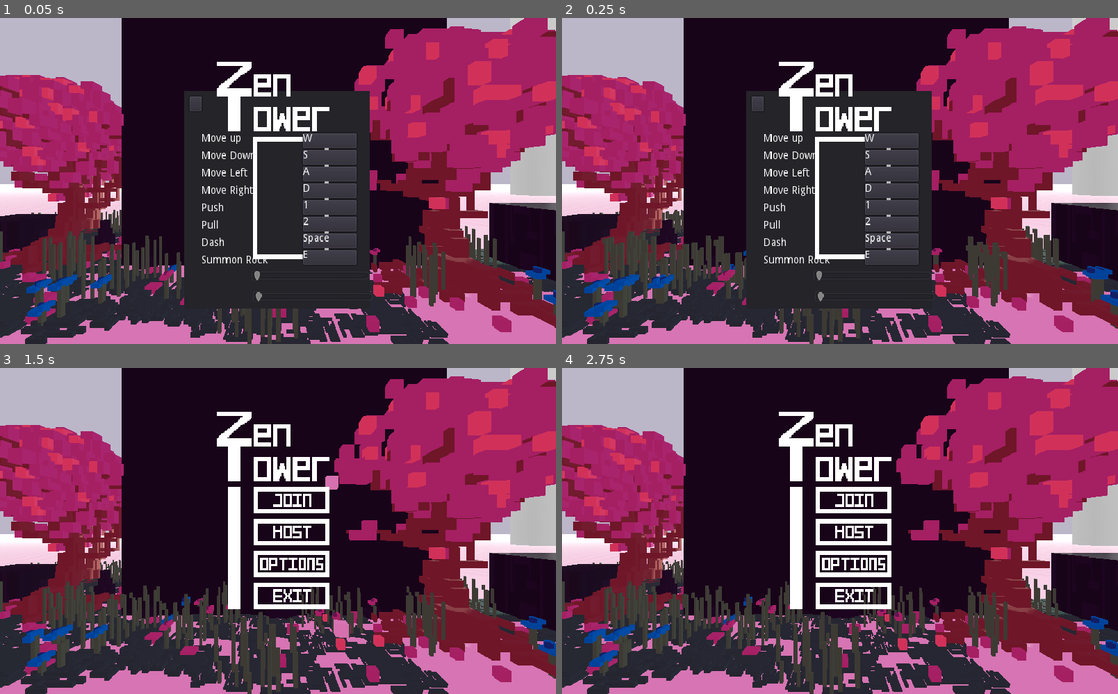
Above: before the commit, frames 1-4 (two rows, left to right).
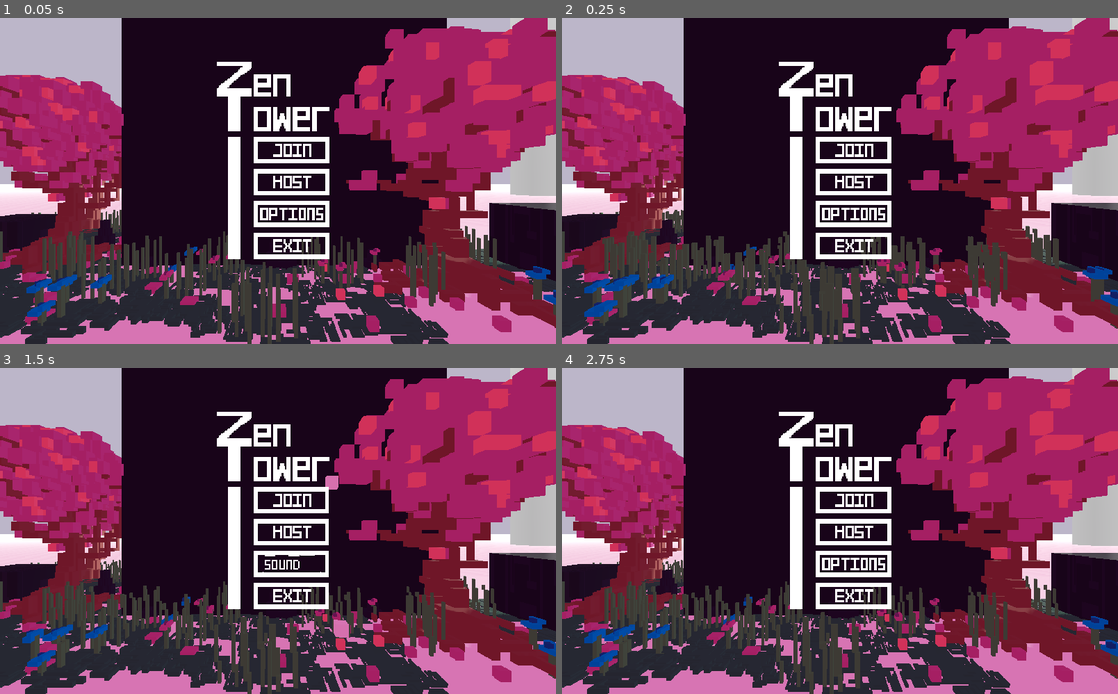
Above: after the commit, the same moments.

Repository: albielee/NSE_Challenge_Game
Game: Godot game, scene res://Menu/lobby.tscn
The game is run twice, just before and just after one commit, with the same random seed, the same clock (stepped at 60 frames per second) and the same inputs.
Inputs (mouse positions are in pixels of both pictures, inside the frame that each line leads up to; where the layout moved, square brackets give the same spot in the first picture):
- Up to frame 1 (0.05 s): no input
- Up to frame 2 (0.25 s): no input
- Up to frame 3 (1.5 s): click (289, 563) at 0.5 s; click (339, 495) [194, 452] at 1.25 s
- Up to frame 4 (2.75 s): tap Enter at 2 s; move the mouse to (962, 514) at 2.02 s; hold D (move_right) from 2.03 s (still down); hold Space (move_dash) from 2.03 s (still down); click (962, 514) at 2.17 s

The runs differ from the first frame. In frame 1, 18% of the frame differs, in the area x 33-67%, y 22-90%; in frame 2, 18%; in frame 3, 0.3%; in frame 4, nothing differs.

Commit message:
Options Menu + Animations

Diff:
--- a/NSE_Challenge_Game/Menu/Options.gd
+++ b/NSE_Challenge_Game/Menu/Options.gd
@@ -82,7 +82,7 @@
 	current_button = button_map[button_idx]
 
 func update_button(pos,text):
-	get_node("Buttons/Button"+str(button_map.find(pos)+1)+"/Label").text = str(text)
+	get_node("Button"+str(button_map.find(pos)+1)+"/Label").text = str(text)
 
 
 func _on_BackButton_pressed():
--- a/NSE_Challenge_Game/Menu/lobby.gd
+++ b/NSE_Challenge_Game/Menu/lobby.gd
@@ -150,7 +150,7 @@
 	elif(transition == PLAYERS):
 		$Players.show()
 	elif(transition == OPTIONS):
-		pass
+		$Menu/Options.show()
 	elif(transition == MENU):
 		$Menu/Main.show()
 		$Menu.show()
@@ -167,7 +167,8 @@
 
 func _on_OptionsButton_pressed():
 	$Menu/Main.hide()
-	$Menu/Options.show()
+	transition = OPTIONS
+	play_transition_animation("options", false)
 
 func _on_BackButton_pressed():
 	$Menu/Options.hide()
--- a/NSE_Challenge_Game/Menu/lobby.tscn
+++ b/NSE_Challenge_Game/Menu/lobby.tscn
@@ -13,7 +13,7 @@
 [ext_resource path="res://Assets/Menu/JoinHover6.png" type="Texture" id=11]
 [ext_resource path="res://Assets/Menu/Exit.png" type="Texture" id=12]
 [ext_resource path="res://Assets/Menu/JoinPressed.png" type="Texture" id=13]
-[ext_resource path="res://Assets/Menu/menuOutline.png" type="Texture" id=14]
+[ext_resource path="res://Assets/Menu/OptionsMenu.png" type="Texture" id=14]
 [ext_resource path="res://Assets/Menu/HostPressed.png" type="Texture" id=15]
 [ext_resource path="res://Assets/Menu/HostMenu.png" type="Texture" id=16]
 [ext_resource path="res://Assets/Menu/JoinMenu.png" type="Texture" id=17]
@@ -38,6 +38,8 @@
 [ext_resource path="res://Assets/World/Grass/BlueFlower.tscn" type="PackedScene" id=36]
 [ext_resource path="res://Assets/World/RockDecal.tscn" type="PackedScene" id=37]
 [ext_resource path="res://Assets/World/Petal.tscn" type="PackedScene" id=38]
+[ext_resource path="res://Assets/Menu/OptionsPressedTrans.png" type="Texture" id=39]
+[ext_resource path="res://Assets/Menu/tick.png" type="Texture" id=40]
 
 [sub_resource type="AtlasTexture" id=1]
 atlas = ExtResource( 19 )
@@ -391,6 +393,28 @@
 "speed": 5.0
 } ]
 
+[sub_resource type="StyleBoxEmpty" id=98]
+
+[sub_resource type="StyleBoxEmpty" id=97]
+
+[sub_resource type="AnimatedTexture" id=104]
+frame_0/texture = ExtResource( 40 )
+
+[sub_resource type="AnimatedTexture" id=105]
+frame_0/texture = ExtResource( 40 )
+
+[sub_resource type="AnimatedTexture" id=106]
+frame_0/texture = ExtResource( 40 )
+
+[sub_resource type="AnimatedTexture" id=103]
+frame_0/texture = ExtResource( 40 )
+
+[sub_resource type="StyleBoxEmpty" id=100]
+
+[sub_resource type="StyleBoxEmpty" id=101]
+
+[sub_resource type="StyleBoxEmpty" id=102]
+
 [sub_resource type="AtlasTexture" id=70]
 atlas = ExtResource( 13 )
 region = Rect2( 141, 0, 141, 168 )
@@ -433,6 +457,30 @@
 
 [sub_resource type="AtlasTexture" id=80]
 atlas = ExtResource( 15 )
+region = Rect2( 705, 0, 141, 168 )
+
+[sub_resource type="AtlasTexture" id=91]
+atlas = ExtResource( 39 )
+region = Rect2( 0, 0, 141, 168 )
+
+[sub_resource type="AtlasTexture" id=92]
+atlas = ExtResource( 39 )
+region = Rect2( 141, 0, 141, 168 )
+
+[sub_resource type="AtlasTexture" id=93]
+atlas = ExtResource( 39 )
+region = Rect2( 282, 0, 141, 168 )
+
+[sub_resource type="AtlasTexture" id=94]
+atlas = ExtResource( 39 )
+region = Rect2( 423, 0, 141, 168 )
+
+[sub_resource type="AtlasTexture" id=95]
+atlas = ExtResource( 39 )
+region = Rect2( 564, 0, 141, 168 )
+
+[sub_resource type="AtlasTexture" id=96]
+atlas = ExtResource( 39 )
 region = Rect2( 705, 0, 141, 168 )
 
 [sub_resource type="AtlasTexture" id=81]
@@ -469,6 +517,11 @@
 "frames": [ SubResource( 75 ), SubResource( 76 ), SubResource( 77 ), SubResource( 78 ), SubResource( 79 ), SubResource( 80 ) ],
 "loop": true,
 "name": "host",
+"speed": 30.0
+}, {
+"frames": [ SubResource( 91 ), SubResource( 92 ), SubResource( 93 ), SubResource( 94 ), SubResource( 95 ), SubResource( 96 ) ],
+"loop": true,
+"name": "options",
 "speed": 30.0
 }, {
 "frames": [ SubResource( 81 ), SubResource( 82 ), SubResource( 83 ), SubResource( 84 ), SubResource( 85 ), SubResource( 86 ) ],
@@ -983,197 +1036,213 @@
 centered = false
 
 [node name="Options" type="Panel" parent="Lobby/Menu"]
+visible = false
 margin_left = 384.0
 margin_top = 192.0
-margin_right = 640.0
-margin_bottom = 493.0
+margin_right = 384.0
+margin_bottom = 192.0
 script = ExtResource( 28 )
 
-[node name="MenuOutline" type="Sprite" parent="Lobby/Menu/Options"]
-position = Vector2( 148, 148 )
-texture = ExtResource( 14 )
-
-[node name="BackButton" type="Button" parent="Lobby/Menu/Options" groups=[
+[node name="BackButton2" type="TextureButton" parent="Lobby/Menu/Options" groups=[
 "button",
 ]]
-margin_left = 8.0
-margin_top = 8.0
-margin_right = 24.0
-margin_bottom = 28.0
-
-[node name="VBoxContainer" type="VBoxContainer" parent="Lobby/Menu/Options"]
-margin_left = 24.0
-margin_top = 59.0
-margin_right = 150.0
-margin_bottom = 234.0
-custom_constants/separation = 10
-__meta__ = {
-"_edit_use_anchors_": false
-}
-
-[node name="Label" type="Label" parent="Lobby/Menu/Options/VBoxContainer"]
-margin_right = 126.0
-margin_bottom = 14.0
-text = "Move up"
-
-[node name="Label2" type="Label" parent="Lobby/Menu/Options/VBoxContainer"]
-margin_top = 24.0
-margin_right = 126.0
-margin_bottom = 38.0
-text = "Move Down"
-
-[node name="Label3" type="Label" parent="Lobby/Menu/Options/VBoxContainer"]
-margin_top = 48.0
-margin_right = 126.0
-margin_bottom = 62.0
-text = "Move Left"
-
-[node name="Label4" type="Label" parent="Lobby/Menu/Options/VBoxContainer"]
-margin_top = 72.0
-margin_right = 126.0
-margin_bottom = 86.0
-text = "Move Right"
-
-[node name="Label5" type="Label" parent="Lobby/Menu/Options/VBoxContainer"]
-margin_top = 96.0
-margin_right = 126.0
-margin_bottom = 110.0
-text = "Push"
-
-[node name="Label6" type="Label" parent="Lobby/Menu/Options/VBoxContainer"]
-margin_top = 120.0
-margin_right = 126.0
-margin_bottom = 134.0
-text = "Pull"
-
-[node name="Label7" type="Label" parent="Lobby/Menu/Options/VBoxContainer"]
-margin_top = 144.0
-margin_right = 126.0
-margin_bottom = 158.0
-text = "Dash"
-
-[node name="Label8" type="Label" parent="Lobby/Menu/Options/VBoxContainer"]
-margin_top = 168.0
-margin_right = 126.0
-margin_bottom = 182.0
-text = "Summon Rock"
-
-[node name="Buttons" type="VBoxContainer" parent="Lobby/Menu/Options"]
-margin_left = 164.0
-margin_top = 59.0
-margin_right = 238.0
-margin_bottom = 230.0
-custom_constants/separation = 3
-__meta__ = {
-"_edit_use_anchors_": false
-}
-
-[node name="Button1" type="Button" parent="Lobby/Menu/Options/Buttons"]
-margin_right = 74.0
-margin_bottom = 20.0
-
-[node name="Label" type="Label" parent="Lobby/Menu/Options/Buttons/Button1"]
+margin_left = 204.5
+margin_top = 83.5007
+margin_right = 224.5
+margin_bottom = 99.5007
+rect_rotation = -90.0
+script = ExtResource( 5 )
+__meta__ = {
+"_edit_use_anchors_": false
+}
+
+[node name="Anim" type="AnimatedSprite" parent="Lobby/Menu/Options/BackButton2"]
+frames = SubResource( 4 )
+animation = "unfocused"
+centered = false
+
+[node name="MenuOutline" type="Sprite" parent="Lobby/Menu/Options"]
+position = Vector2( 148.485, 147.978 )
+texture = ExtResource( 14 )
+
+[node name="Button1" type="Button" parent="Lobby/Menu/Options"]
+margin_left = 111.782
+margin_top = 91.5455
+margin_right = 125.782
+margin_bottom = 105.546
+custom_styles/hover = SubResource( 98 )
+custom_styles/normal = SubResource( 97 )
+__meta__ = {
+"_edit_use_anchors_": false
+}
+
+[node name="Label" type="Label" parent="Lobby/Menu/Options/Button1"]
 margin_right = 40.0
 margin_bottom = 14.0
 __meta__ = {
 "_edit_use_anchors_": false
 }
 
-[node name="Button2" type="Button" parent="Lobby/Menu/Options/Buttons"]
-margin_top = 23.0
-margin_right = 74.0
-margin_bottom = 43.0
-
-[node name="Label" type="Label" parent="Lobby/Menu/Options/Buttons/Button2"]
+[node name="Button2" type="Button" parent="Lobby/Menu/Options"]
+margin_left = 112.782
+margin_top = 109.546
+margin_right = 126.782
+margin_bottom = 123.546
+custom_styles/hover = SubResource( 98 )
+custom_styles/normal = SubResource( 97 )
+__meta__ = {
+"_edit_use_anchors_": false
+}
+
+[node name="Label" type="Label" parent="Lobby/Menu/Options/Button2"]
 margin_right = 40.0
 margin_bottom = 14.0
 __meta__ = {
 "_edit_use_anchors_": false
 }
 
-[node name="Button3" type="Button" parent="Lobby/Menu/Options/Buttons"]
-margin_top = 46.0
-margin_right = 74.0
-margin_bottom = 66.0
-
-[node name="Label" type="Label" parent="Lobby/Menu/Options/Buttons/Button3"]
+[node name="Button3" type="Button" parent="Lobby/Menu/Options"]
+margin_left = 112.782
+margin_top = 127.546
+margin_right = 126.782
+margin_bottom = 141.546
+custom_styles/hover = SubResource( 98 )
+custom_styles/normal = SubResource( 97 )
+__meta__ = {
+"_edit_use_anchors_": false
+}
+
+[node name="Label" type="Label" parent="Lobby/Menu/Options/Button3"]
 margin_right = 40.0
 margin_bottom = 14.0
 __meta__ = {
 "_edit_use_anchors_": false
 }
 
-[node name="Button4" type="Button" parent="Lobby/Menu/Options/Buttons"]
-margin_top = 69.0
-margin_right = 74.0
-margin_bottom = 89.0
-
-[node name="Label" type="Label" parent="Lobby/Menu/Options/Buttons/Button4"]
+[node name="Button4" type="Button" parent="Lobby/Menu/Options"]
+margin_left = 112.782
+margin_top = 145.546
+margin_right = 126.782
+margin_bottom = 159.546
+custom_styles/hover = SubResource( 98 )
+custom_styles/normal = SubResource( 97 )
+__meta__ = {
+"_edit_use_anchors_": false
+}
+
+[node name="Label" type="Label" parent="Lobby/Menu/Options/Button4"]
 margin_right = 40.0
 margin_bottom = 14.0
 __meta__ = {
 "_edit_use_anchors_": false
 }
 
-[node name="Button5" type="Button" parent="Lobby/Menu/Options/Buttons"]
-margin_top = 92.0
-margin_right = 74.0
-margin_bottom = 112.0
-
-[node name="Label" type="Label" parent="Lobby/Menu/Options/Buttons/Button5"]
+[node name="Button5" type="Button" parent="Lobby/Menu/Options"]
+margin_left = 145.782
+margin_top = 91.5455
+margin_right = 159.782
+margin_bottom = 105.546
+custom_styles/hover = SubResource( 98 )
+custom_styles/normal = SubResource( 97 )
+__meta__ = {
+"_edit_use_anchors_": false
+}
+
+[node name="Label" type="Label" parent="Lobby/Menu/Options/Button5"]
 margin_right = 40.0
 margin_bottom = 14.0
 __meta__ = {
 "_edit_use_anchors_": false
 }
 
-[node name="Button6" type="Button" parent="Lobby/Menu/Options/Buttons"]
-margin_top = 115.0
-margin_right = 74.0
-margin_bottom = 135.0
-
-[node name="Label" type="Label" parent="Lobby/Menu/Options/Buttons/Button6"]
+[node name="Button6" type="Button" parent="Lobby/Menu/Options"]
+margin_left = 145.782
+margin_top = 109.546
+margin_right = 159.782
+margin_bottom = 123.546
+custom_styles/hover = SubResource( 98 )
+custom_styles/normal = SubResource( 97 )
+__meta__ = {
+"_edit_use_anchors_": false
+}
+
+[node name="Label" type="Label" parent="Lobby/Menu/Options/Button6"]
 margin_right = 40.0
 margin_bottom = 14.0
 __meta__ = {
 "_edit_use_anchors_": false
 }
 
-[node name="Button7" type="Button" parent="Lobby/Menu/Options/Buttons"]
-margin_top = 138.0
-margin_right = 74.0
-margin_bottom = 158.0
-
-[node name="Label" type="Label" parent="Lobby/Menu/Options/Buttons/Button7"]
+[node name="Button7" type="Button" parent="Lobby/Menu/Options"]
+margin_left = 145.782
+margin_top = 127.546
+margin_right = 159.782
+margin_bottom = 141.546
+custom_styles/hover = SubResource( 98 )
+custom_styles/normal = SubResource( 97 )
+__meta__ = {
+"_edit_use_anchors_": false
+}
+
+[node name="Label" type="Label" parent="Lobby/Menu/Options/Button7"]
+margin_right = 14.0
+margin_bottom = 14.0
+clip_text = true
+__meta__ = {
+"_edit_use_anchors_": false
+}
+
+[node name="Button8" type="Button" parent="Lobby/Menu/Options"]
+margin_left = 145.782
+margin_top = 145.546
+margin_right = 159.782
+margin_bottom = 159.546
+custom_styles/hover = SubResource( 98 )
+custom_styles/normal = SubResource( 97 )
+__meta__ = {
+"_edit_use_anchors_": false
+}
+
+[node name="Label" type="Label" parent="Lobby/Menu/Options/Button8"]
 margin_right = 40.0
 margin_bottom = 14.0
 __meta__ = {
 "_edit_use_anchors_": false
 }
 
-[node name="Button8" type="Button" parent="Lobby/Menu/Options/Buttons"]
-margin_top = 161.0
-margin_right = 74.0
-margin_bottom = 181.0
-
-[node name="Label" type="Label" parent="Lobby/Menu/Options/Buttons/Button8"]
-margin_right = 40.0
-margin_bottom = 14.0
+[node name="EffectsSlider" type="HSlider" parent="Lobby/Menu/Options"]
+margin_left = 109.782
+margin_top = 176.546
+margin_right = 186.782
+margin_bottom = 193.546
+rect_scale = Vector2( 1, 1.226 )
+custom_icons/tick = SubResource( 104 )
+custom_icons/grabber_disabled = SubResource( 105 )
+custom_icons/grabber_highlight = SubResource( 106 )
+custom_icons/grabber = SubResource( 103 )
+custom_styles/slider = SubResource( 100 )
+custom_styles/grabber_area_highlight = SubResource( 101 )
+custom_styles/grabber_area = SubResource( 102 )
 __meta__ = {
 "_edit_use_anchors_": false
 }
 
 [node name="MusicSlider" type="HSlider" parent="Lobby/Menu/Options"]
-margin_left = 93.0
-margin_top = 243.0
-margin_right = 255.0
-margin_bottom = 267.0
-
-[node name="EffectsSlider" type="HSlider" parent="Lobby/Menu/Options"]
-margin_left = 95.0
-margin_top = 276.0
-margin_right = 260.0
-margin_bottom = 293.0
+margin_left = 109.782
+margin_top = 206.546
+margin_right = 186.782
+margin_bottom = 223.546
+rect_scale = Vector2( 1, 1.226 )
+custom_icons/tick = SubResource( 104 )
+custom_icons/grabber_disabled = SubResource( 105 )
+custom_icons/grabber_highlight = SubResource( 106 )
+custom_icons/grabber = SubResource( 103 )
+custom_styles/slider = SubResource( 100 )
+custom_styles/grabber_area_highlight = SubResource( 101 )
+custom_styles/grabber_area = SubResource( 102 )
+__meta__ = {
+"_edit_use_anchors_": false
+}
 
 [node name="Title" type="Sprite" parent="Lobby"]
 position = Vector2( 379, 104 )
@@ -1183,7 +1252,7 @@
 visible = false
 position = Vector2( 386, 244 )
 frames = SubResource( 87 )
-animation = "players"
+animation = "options"
 
 [node name="WorldLight" parent="." instance=ExtResource( 24 )]
 
@@ -1919,7 +1988,12 @@
 [connection signal="mouse_exited" from="Lobby/Menu/Host/BackButton" to="Lobby/Menu/Host/BackButton" method="_on_JoinButton_mouse_exited"]
 [connection signal="pressed" from="Lobby/Menu/Host/BackButton" to="Lobby" method="_on_BackButton_pressed"]
 [connection signal="animation_finished" from="Lobby/Menu/Host/BackButton/Anim" to="Lobby/Menu/Host/BackButton" method="_on_Join_animation_finished"]
-[connection signal="pressed" from="Lobby/Menu/Options/BackButton" to="Lobby" method="_on_BackButton_pressed"]
+[connection signal="focus_entered" from="Lobby/Menu/Options/BackButton2" to="Lobby/Menu/Options/BackButton2" method="_on_JoinButton_focus_entered"]
+[connection signal="focus_exited" from="Lobby/Menu/Options/BackButton2" to="Lobby/Menu/Options/BackButton2" method="_on_JoinButton_focus_exited"]
+[connection signal="mouse_entered" from="Lobby/Menu/Options/BackButton2" to="Lobby/Menu/Options/BackButton2" method="_on_JoinButton_mouse_entered"]
+[connection signal="mouse_exited" from="Lobby/Menu/Options/BackButton2" to="Lobby/Menu/Options/BackButton2" method="_on_JoinButton_mouse_exited"]
+[connection signal="pressed" from="Lobby/Menu/Options/BackButton2" to="Lobby" method="_on_BackButton_pressed"]
+[connection signal="animation_finished" from="Lobby/Menu/Options/BackButton2/Anim" to="Lobby/Menu/Options/BackButton2" method="_on_Join_animation_finished"]
+[connection signal="value_changed" from="Lobby/Menu/Options/EffectsSlider" to="Lobby/Menu/Options" method="_on_EffectsSlider_value_changed"]
 [connection signal="value_changed" from="Lobby/Menu/Options/MusicSlider" to="Lobby/Menu/Options" method="_on_MusicSlider_value_changed"]
-[connection signal="value_changed" from="Lobby/Menu/Options/EffectsSlider" to="Lobby/Menu/Options" method="_on_EffectsSlider_value_changed"]
 [connection signal="animation_finished" from="Lobby/TransitionAnims" to="Lobby" method="_on_TransitionAnims_animation_finished"]
Binary file added: NSE_Challenge_Game/Assets/Menu/OptionsMenu.png
Not shown, added: NSE_Challenge_Game/Assets/Menu/OptionsMenu.png.import
Binary file added: NSE_Challenge_Game/Assets/Menu/OptionsPressedTrans.aseprite
Binary file added: NSE_Challenge_Game/Assets/Menu/OptionsPressedTrans.png
Not shown, added: NSE_Challenge_Game/Assets/Menu/OptionsPressedTrans.png.import
Binary file added: NSE_Challenge_Game/Assets/Menu/tick.png
Not shown, added: NSE_Challenge_Game/Assets/Menu/tick.png.import
Not shown: 3 places in NSE_Challenge_Game/Menu/lobby.tscn that only renumber resources
